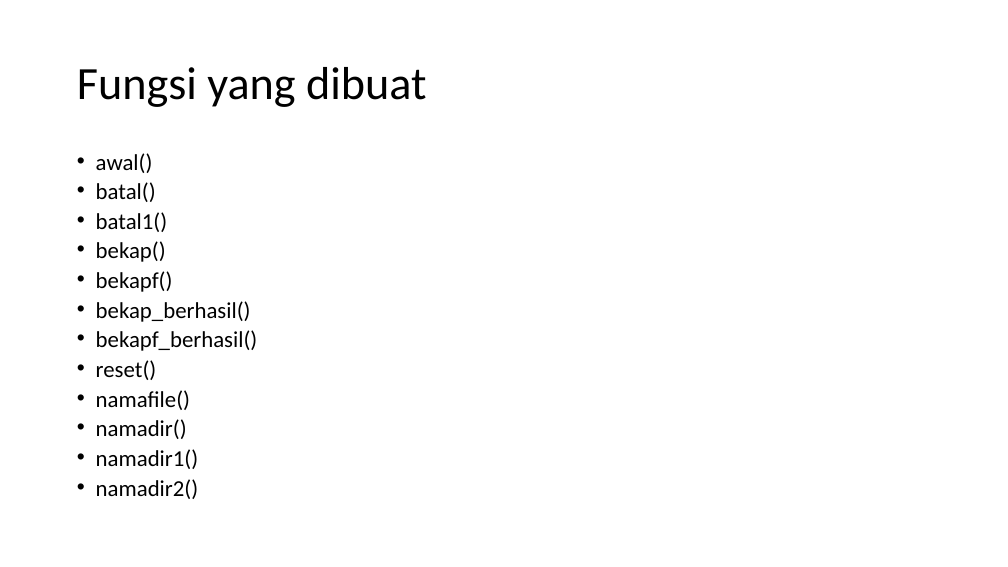
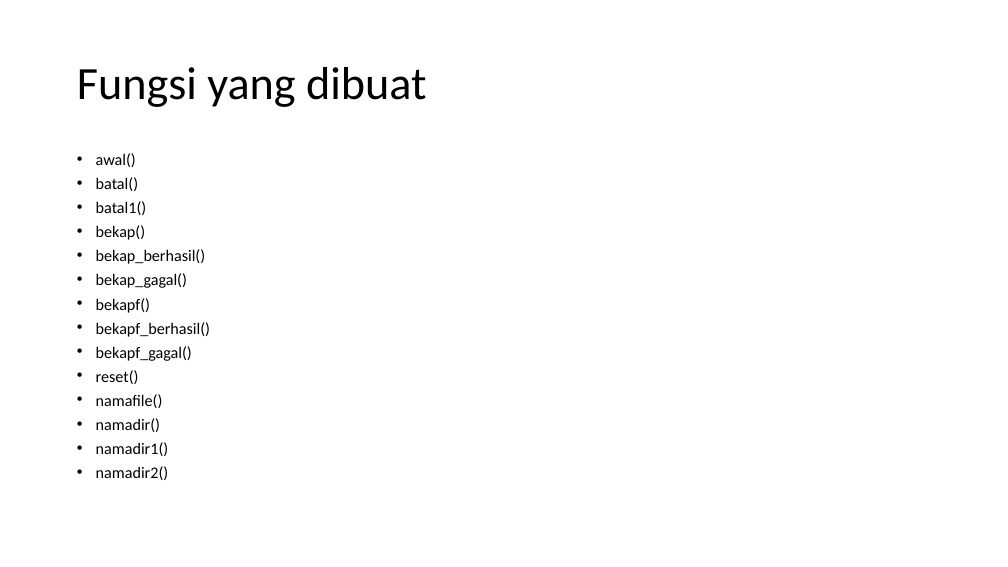
Before and after one commit to skeith/backupr, a slide deck: slide 16 of Aplikasi Backup file atau folder dengan Python-tkinter_baru.pptx (slide 10 before the commit). Drawn at 1008x567 pixels with LibreOffice and Linux fonts; fonts in the diff are those of the drawing. Boxes give left, top, right and bottom in pixels: in the first picture for what was removed or moved away, otherwise in the second. Text is boxed around its words. In the diff, an @@ line names an element or a change of style, - is before the commit and + after.

```diff
--- a/Aplikasi Backup file atau folder dengan Python-tkinter_baru.pptx
+++ b/Aplikasi Backup file atau folder dengan Python-tkinter_baru.pptx
@@ text at box(96, 153, 210, 480): size 21.7 to 15.4 pt in "awal()", "batal()", "batal1()", "bekap()" and 7 more places @@
@@ text at box(96, 249, 206, 288): paragraphs added @@
+• bekap_berhasil()
+• bekap_gagal()
@@ text at box(96, 301, 251, 322): paragraph removed @@
-• bekap_berhasil()
@@ text at box(96, 346, 192, 361): paragraph added @@
+• bekapf_gagal()
```
Also in this commit, not shown: 5 other slides changed, 8 slides added, 1 slide removed.
